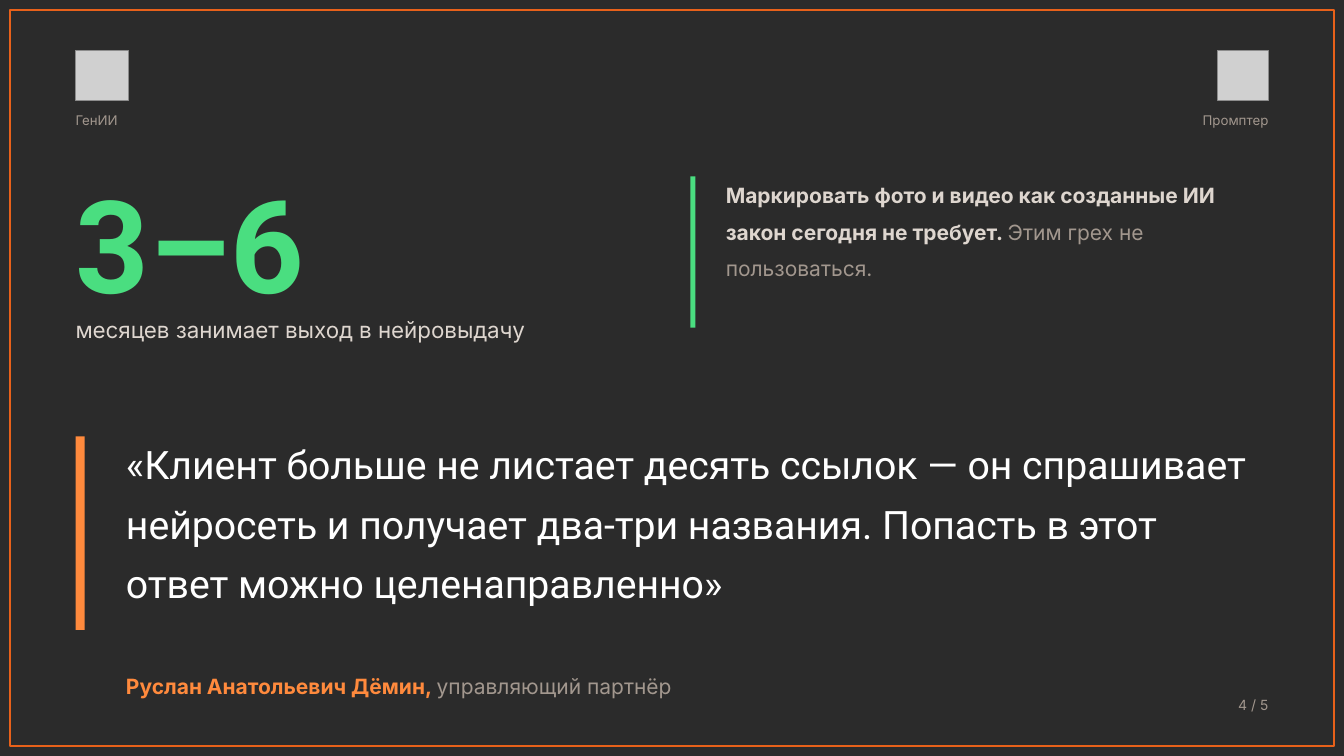
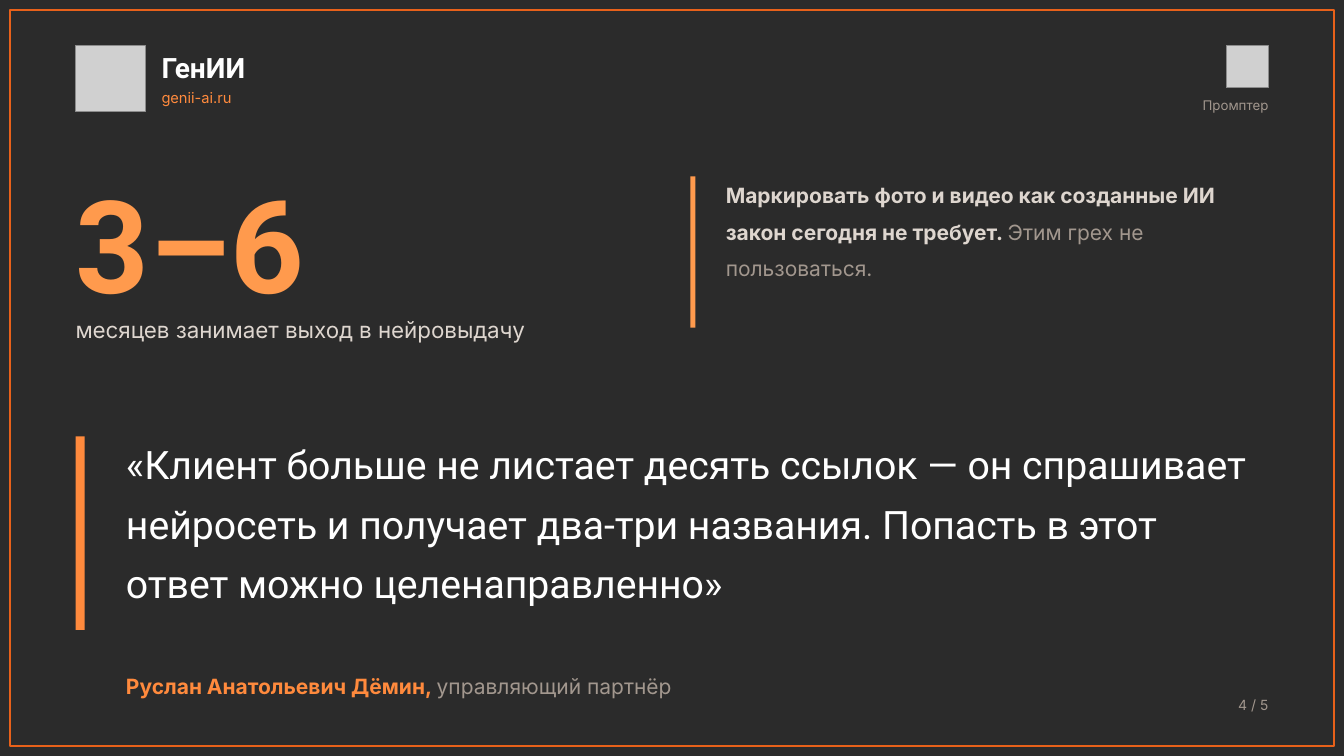
Before and after one commit to injusticebeast802-coder/taste-skill, a slide deck: slide 4 of prompter-moscow/presentation/konferenciya/oranzhevye-listy.pptx. Drawn at 1344x756 pixels with LibreOffice and Linux fonts; fonts in the diff are those of the drawing; grey boxes stand for pictures; background and template pictures are left out; a plain dark background stands for a picture behind light text. Boxes give left, top, right and bottom in pixels: in the first picture for what was removed or moved away, otherwise in the second. Text is boxed around its words. In the diff, an @@ line names an element or a change of style, - is before the commit and + after.

```diff
--- a/prompter-moscow/presentation/konferenciya/oranzhevye-listy.pptx
+++ b/prompter-moscow/presentation/konferenciya/oranzhevye-listy.pptx
@@ picture: place and size @@
-picture at bbox=[76, 50, 129, 101]
+picture at bbox=[76, 45, 145, 112]
@@ text "ГенИИ": place and size @@
-text "ГенИИ" at bbox=[76, 115, 118, 125]
+text "ГенИИ" at bbox=[162, 58, 246, 79]
@@ text "ГенИИ" at bbox=[162, 58, 246, 79]: size 9.5 to 20 pt, font Inter to Roboto, text colour #A2978E to #FFFFFF, bold on; line spacing 1.2 to 1.1 @@
@@ picture: place and size @@
-picture at bbox=[1218, 50, 1268, 101]
+picture at bbox=[1226, 45, 1268, 88]
@@ text added at bbox=[162, 92, 232, 106], 10.5 pt, text #FF8A3D @@
+genii-ai.ru
@@ text "Промптер": place and size @@
-text "Промптер" at bbox=[1203, 115, 1269, 128]
+text "Промптер" at bbox=[1203, 100, 1269, 113]
@@ text "3–6" at bbox=[76, 200, 305, 295]: text colour #4ADE80 to #FF9A4D @@
@@ rectangle at bbox=[691, 176, 696, 328]: fill #4ADE80 to #FF9A4D @@
```
Also in this commit, not shown: 4 other slides changed, 5 other files.
